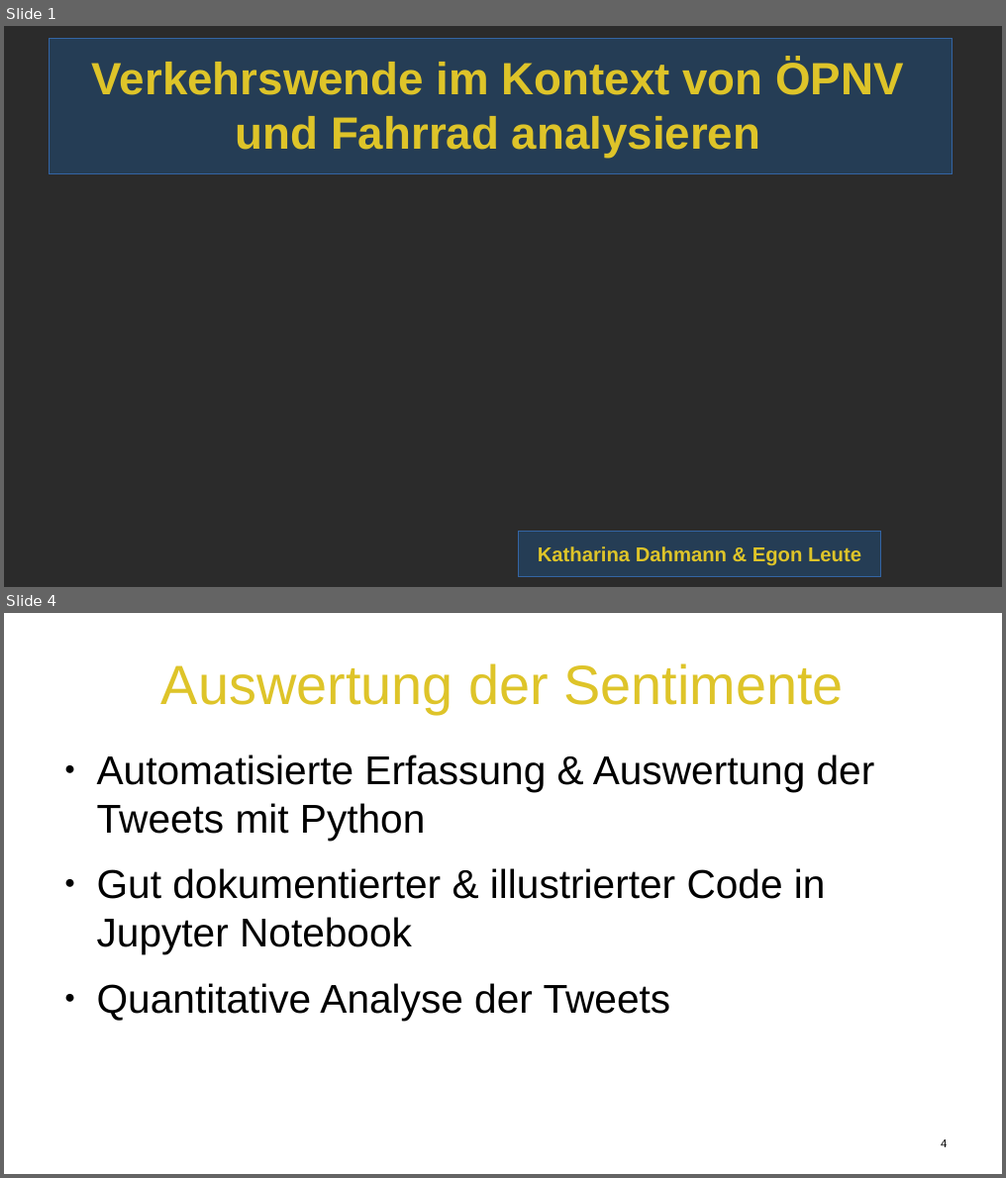
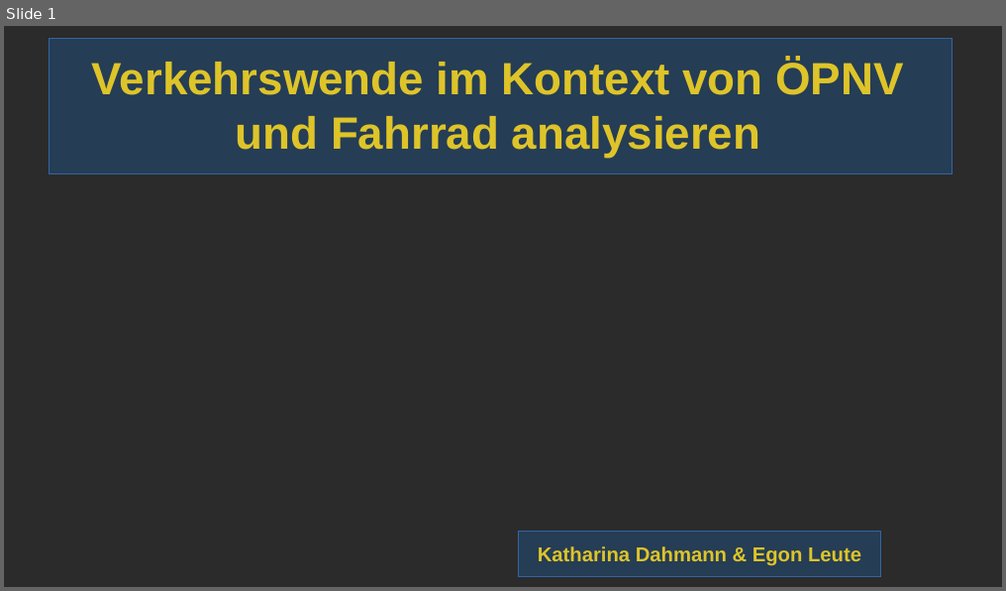
Before and after one commit to ohneBohne/Data_Challenges, a slide deck: EVP.odp. Shown one above the other, each under a label of ours: slides 1 and 4 before the commit, slide 1 after it; the slides between them are not shown. The pictures are 1006x1178 and 1006x591 pixels, drawn with LibreOffice and Linux fonts; fonts in the diff are those of the drawing; background and template pictures are left out; a plain dark background stands for a picture behind light text. Boxes give left, top, right and bottom in pixels: in the first picture for what was removed or moved away, otherwise in the second. Text is boxed around its words. In the diff, an @@ line names an element or a change of style, - is before the commit and + after.

Commit message:
Sentiment Analyse hinzugefügt und Folien aktualisiert

```diff
--- a/EVP.odp
+++ b/EVP.odp
@@ slide 4 removed at [4,613,1002,1174], background picture (left out) @@
@@ title removed at [161,663,843,714] @@
-Auswertung der Sentimente
@@ text removed at [97,755,875,1021] @@
-● Automatisierte Erfassung & Auswertung der Tweets mit Python
-● Gut dokumentierter & illustrierter Code in Jupyter Notebook
-● Quantitative Analyse der Tweets
@@ page number removed at [941,1140,946,1148] @@
-4
```
Also in this commit, not shown: 3 slides changed, 2 slides added, 1 other slide removed, 10 other files.
